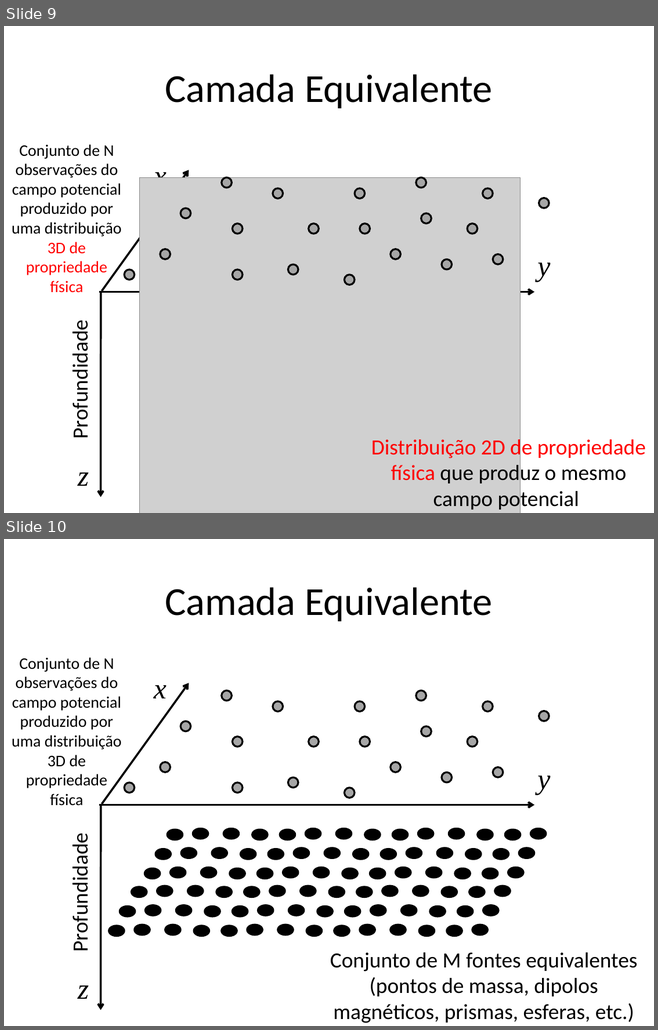
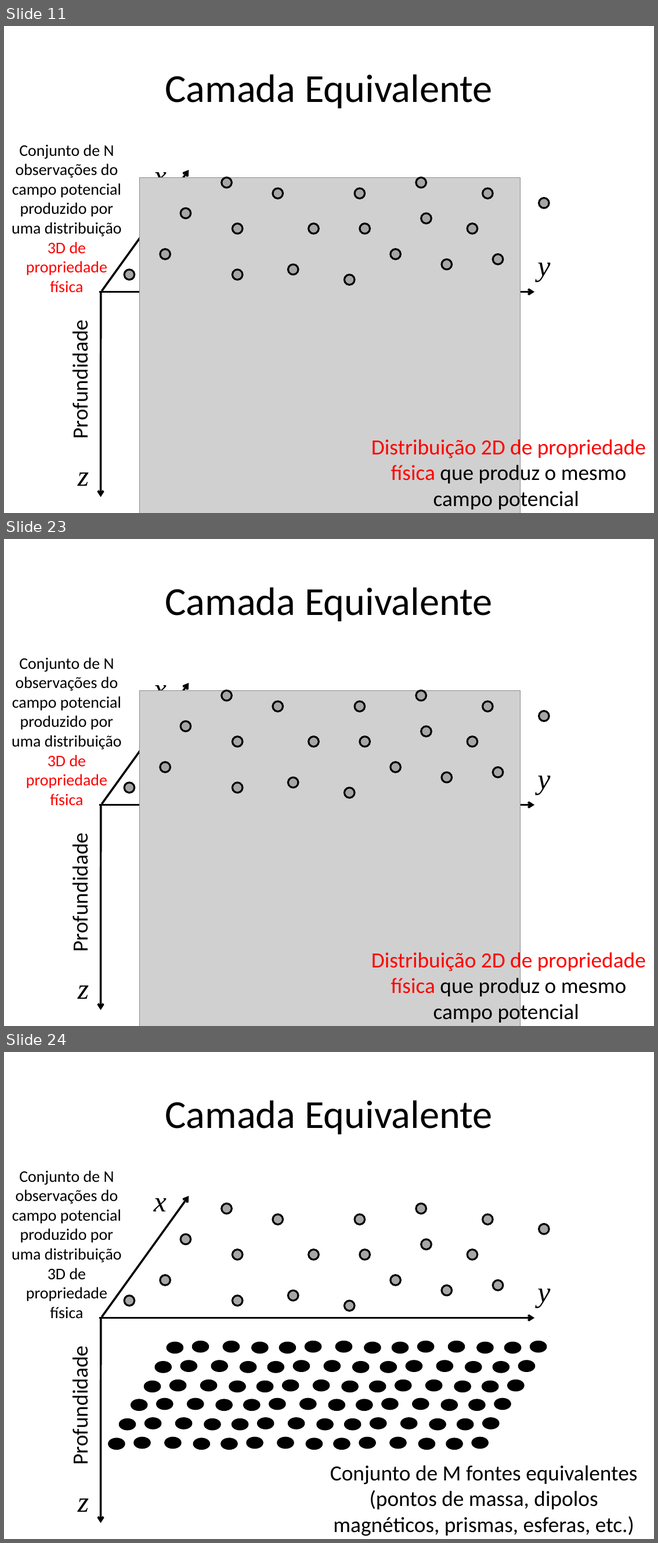
Before and after one commit to pinga-lab/CE-VII-SimBGf-2016, a slide deck: slides/ce-introducao.pptx. Shown one above the other, each under a label of ours: slides 9 and 10 before the commit, slides 11, 23 and 24 after it; the slides between them are not shown. The pictures are 658x1030 and 658x1543 pixels, drawn with LibreOffice and Linux fonts; fonts in the diff are those of the drawing; grey boxes stand for pictures. Boxes give left, top, right and bottom in pixels: in the first picture for what was removed or moved away, otherwise in the second. Text is boxed around its words. In the diff, an @@ line names an element or a change of style, - is before the commit and + after.

Commit message:
primeiras ideias sobre camada equivalente

```diff
--- a/slides/ce-introducao.pptx
+++ b/slides/ce-introducao.pptx
@@ slide 23 added at (x1=4, y1=539, x2=654, y2=1026), background #FFFFFF @@
@@ title added at (x1=165, y1=587, x2=492, y2=621), 44 pt, text #000000 @@
+Camada Equivalente
@@ text added at (x1=12, y1=657, x2=122, y2=806), 18 pt, text #000000 @@
+Conjunto de N observações do campo potencial produzido por uma distribuição 3D de propriedade física
@@ text added at (x1=154, y1=676, x2=166, y2=691), 32 pt, text #000000, italic @@
+x
@@ arrow added from (101, 804) to (188, 683), #000000 2.25 pt @@
@@ picture added at (x1=140, y1=690, x2=520, y2=1026) @@
@@ text added at (x1=537, y1=776, x2=550, y2=795), 32 pt, text #000000, italic @@
+y
@@ group added at (x1=124, y1=690, x2=549, y2=798): 20 ellipses @@
@@ arrow added from (100, 805) to (534, 805), #000000 2.25 pt @@
@@ arrow added from (101, 805) to (101, 1010), #000000 2.25 pt @@
@@ text added at (x1=67, y1=845, x2=94, y2=949), 24 pt, text #000000 @@
+Profundidade
@@ text added at (x1=371, y1=950, x2=645, y2=1025), 24 pt, text #FF0000 @@
+Distribuição 2D de propriedade física que produz o mesmo campo potencial
@@ text added at (x1=78, y1=986, x2=89, y2=999), 32 pt, text #000000, italic @@
+z
@@ what was slide 9 is now slide 11 @@
@@ what was slide 10 is now slide 24 @@
```
Also in this commit, not shown: 2 slides changed, 15 other slides added, 1 slide removed, 1 other file.
